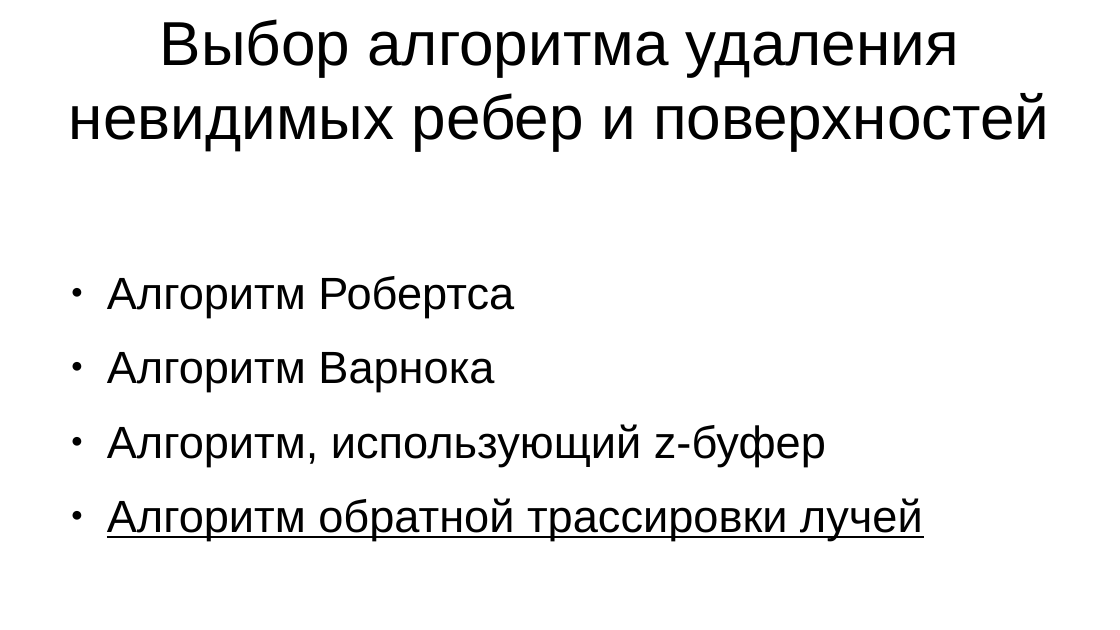
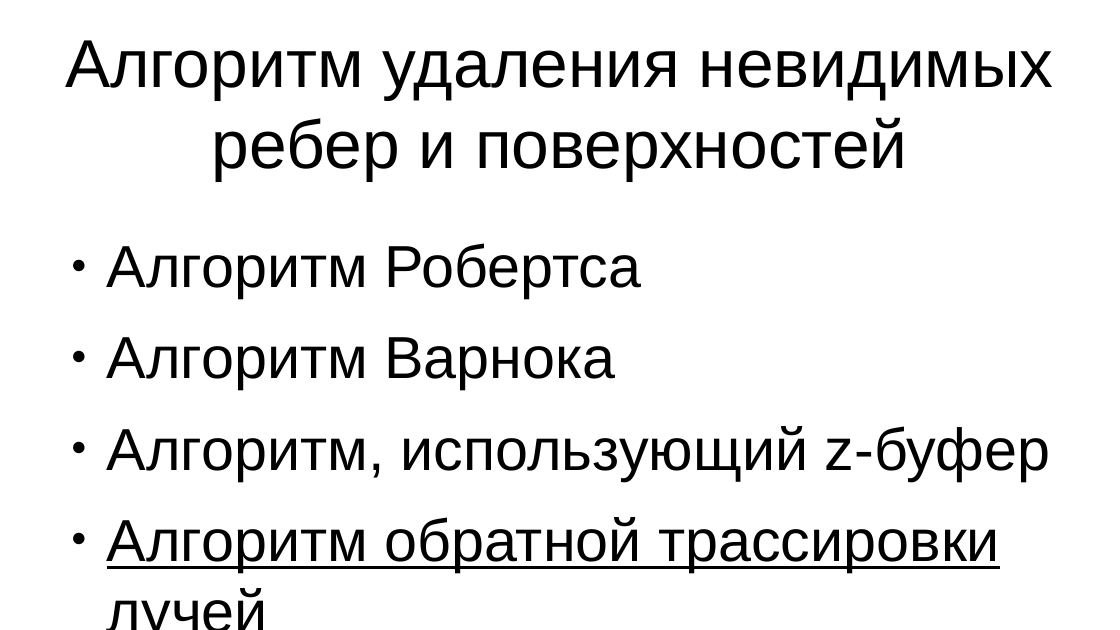
Before and after one commit to agarmirus/slime_toy_course_project, a slide deck: slide 7 of docs/pres/pres.odp. Drawn at 1120x630 pixels with LibreOffice and Linux fonts; fonts in the diff are those of the drawing. Boxes give left, top, right and bottom in pixels: in the first picture for what was removed or moved away, otherwise in the second. Text is boxed around its words. In the diff, an @@ line names an element or a change of style, - is before the commit and + after.

```diff
--- a/docs/pres/pres.odp
+++ b/docs/pres/pres.odp
@@ title at [65, 40, 1054, 181]: text changed; size 44 to 48 pt @@
-Выбор алгоритма удаления невидимых ребер и поверхностей
+Алгоритм удаления невидимых ребер и поверхностей
@@ text "Алгоритм Робертса": place and size @@
-text "Алгоритм Робертса" at [107, 276, 923, 540]
+text "Алгоритм Робертса" at [107, 243, 1051, 572]
@@ text "Алгоритм Робертса" at [107, 243, 1051, 572]: size 32 to 42 pt @@
```
Also in this commit, not shown: 13 other slides changed, 12 other files.
